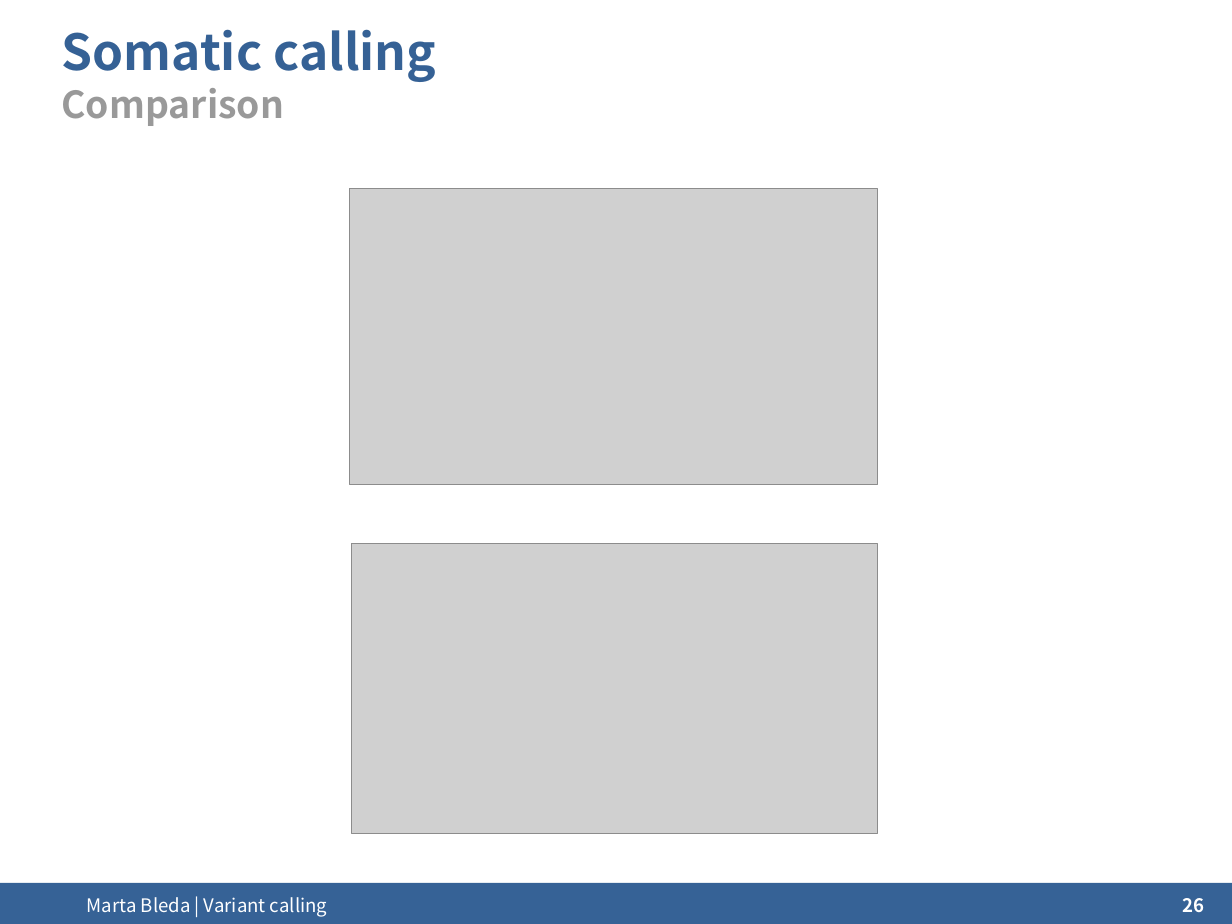
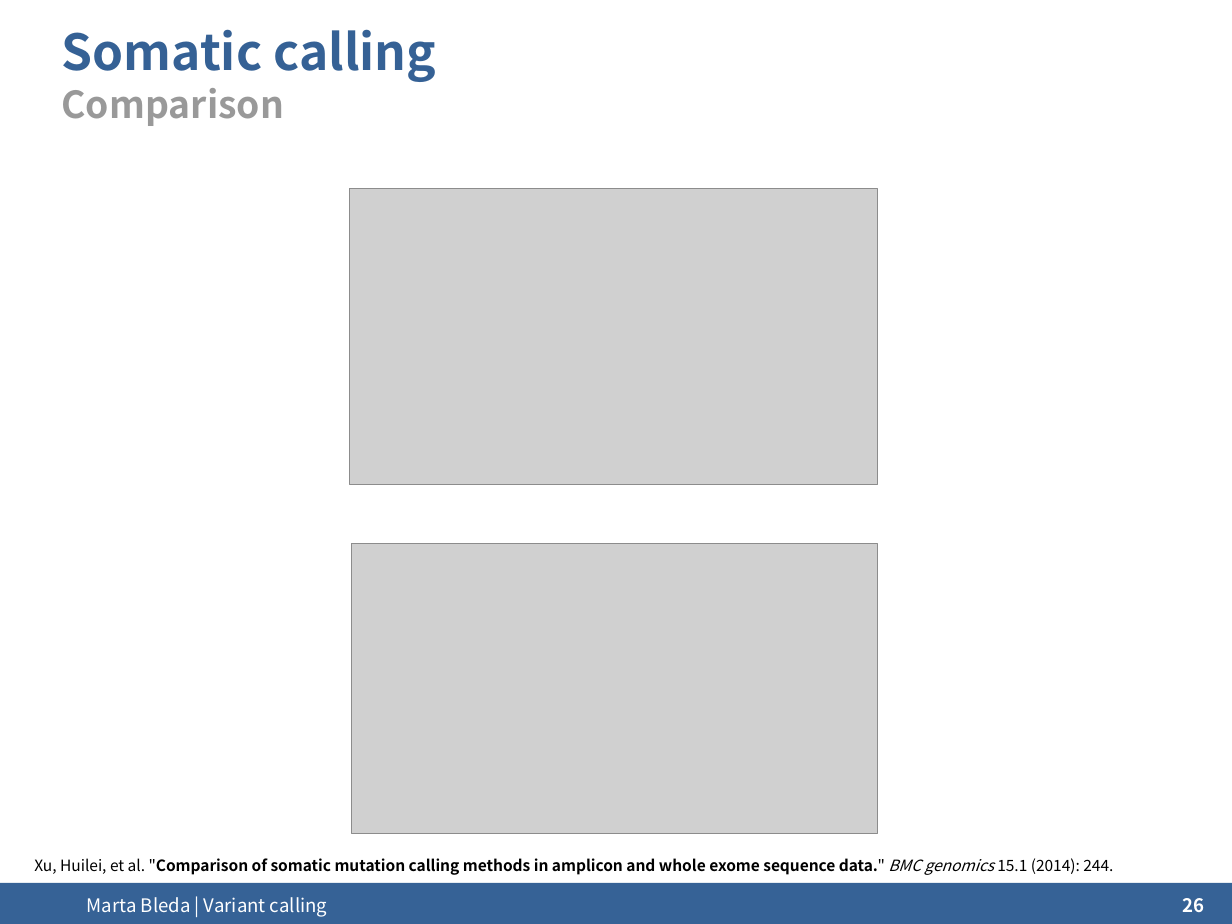
Before and after one commit to ngs-course/ngs-course.github.io, a slide deck: slide 26 of Course_Materials/variant_calling/presentation/2015-Cambridge_variant_calling.odp. Drawn at 1232x924 pixels with LibreOffice and Linux fonts; fonts in the diff are those of the drawing; grey boxes stand for pictures; background and template pictures are left out. Boxes give left, top, right and bottom in pixels: in the first picture for what was removed or moved away, otherwise in the second. Text is boxed around its words. In the diff, an @@ line names an element or a change of style, - is before the commit and + after.

Commit message:
Calling updated

```diff
--- a/Course_Materials/variant_calling/presentation/2015-Cambridge_variant_calling.odp
+++ b/Course_Materials/variant_calling/presentation/2015-Cambridge_variant_calling.odp
@@ text added at (x1=34, y1=858, x2=1113, y2=875), 10 pt, text #000000, bold @@
+Xu, Huilei, et al. "Comparison of somatic mutation calling methods in amplicon and whole exome sequence data." BMC genomics 15.1 (2014): 244.
```
Also in this commit, not shown: 3 other slides changed, 2 slides added, 1 other file.
